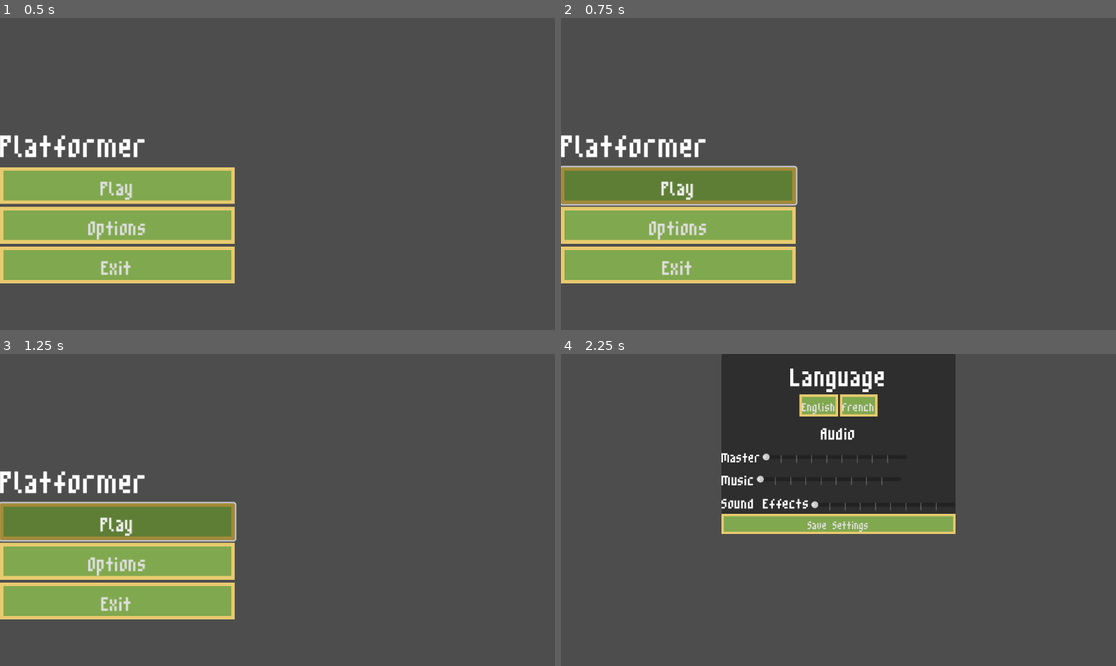
Above: before the commit, frames 1-4 (two rows, left to right).
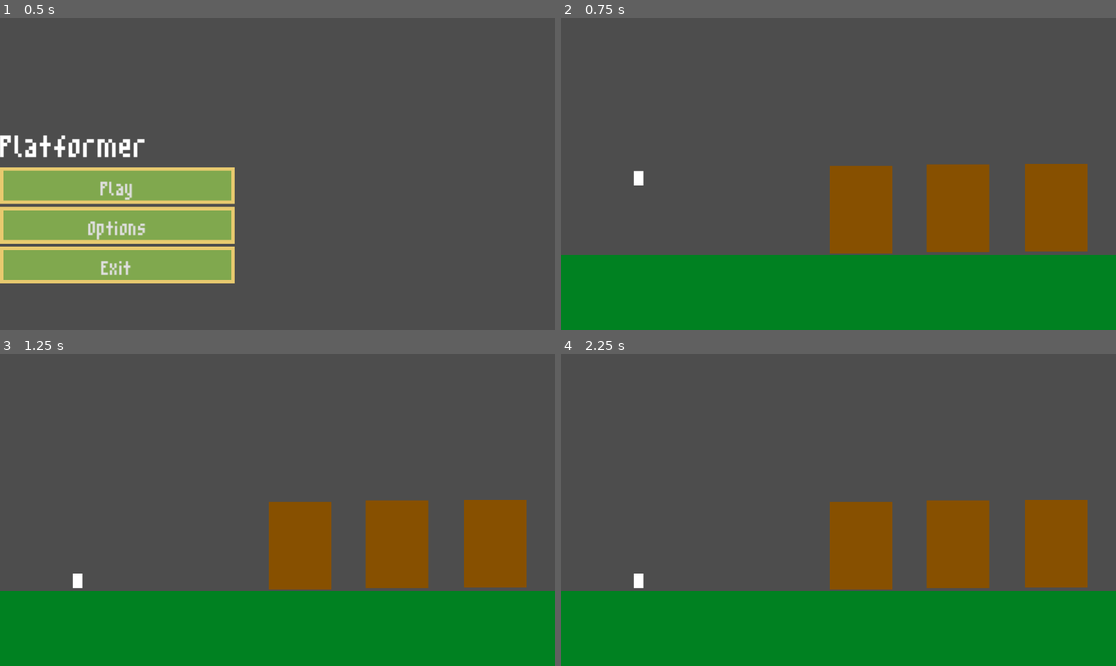
Above: after the commit, the same moments.

Repository: Sam-Gaudet/GameDevProject
Game: Godot game, scene res://Scenes/AlexisScenesAndScripts/main_menu.tscn
Two runs of this game, one before a commit and one after it. Both use one fixed random seed, a clock stepped at 60 frames per second and the inputs below. This scene is started directly instead of the project's main scene.
Inputs (mouse positions are in pixels of both pictures, inside the frame that each line leads up to):
- Up to frame 1 (0.5 s): no input
- Up to frame 2 (0.75 s): click "Play" at 0.5 s
- Up to frame 3 (1.25 s): no input
- Up to frame 4 (2.25 s): click (677, 522) at 1.25 s, where only the run before the commit has a clickable "Play"; click (677, 559) at 2 s, where only the run before the commit has a clickable "Options"

Frame 1 is identical in both runs. In frame 2, 46% of the frame differs, in the area x 0-100%, y 37-100%; in frame 3, 46%; in frame 4, 56%, in the area x 0-100%, y 0-100%.

Commit message:
Added knight assets and modified readme

Diff:
--- a/game-dev-project/Scenes/AlexisScenesAndScripts/main_menu.gd
+++ b/game-dev-project/Scenes/AlexisScenesAndScripts/main_menu.gd
@@ -29,4 +29,4 @@
 # Log play button press and start game scene (can be changed)
 func _on_play_pressed() -> void:
 	print("Play button pressed")
-	get_tree().change_scene_to_file("res://dark_forest.tscn")
+	get_tree().call_deferred("change_scene_to_file", "res://Scenes/SamScenesAndScripts/hub.tscn")
Binary file added: game-dev-project/Assets/SamAssets/CharAni-Sheet4.png
Not shown, added: game-dev-project/Assets/SamAssets/CharAni-Sheet4.png.import
Not shown, changed: game-dev-project/README.md
